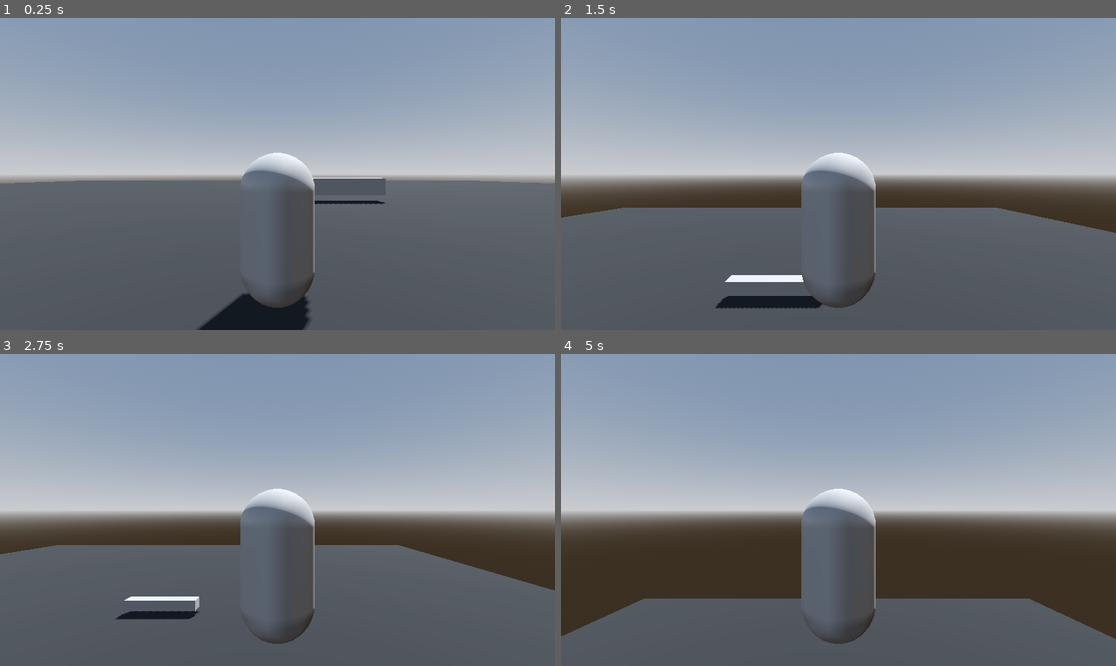
Above: before the commit, frames 1-4 (two rows, left to right).
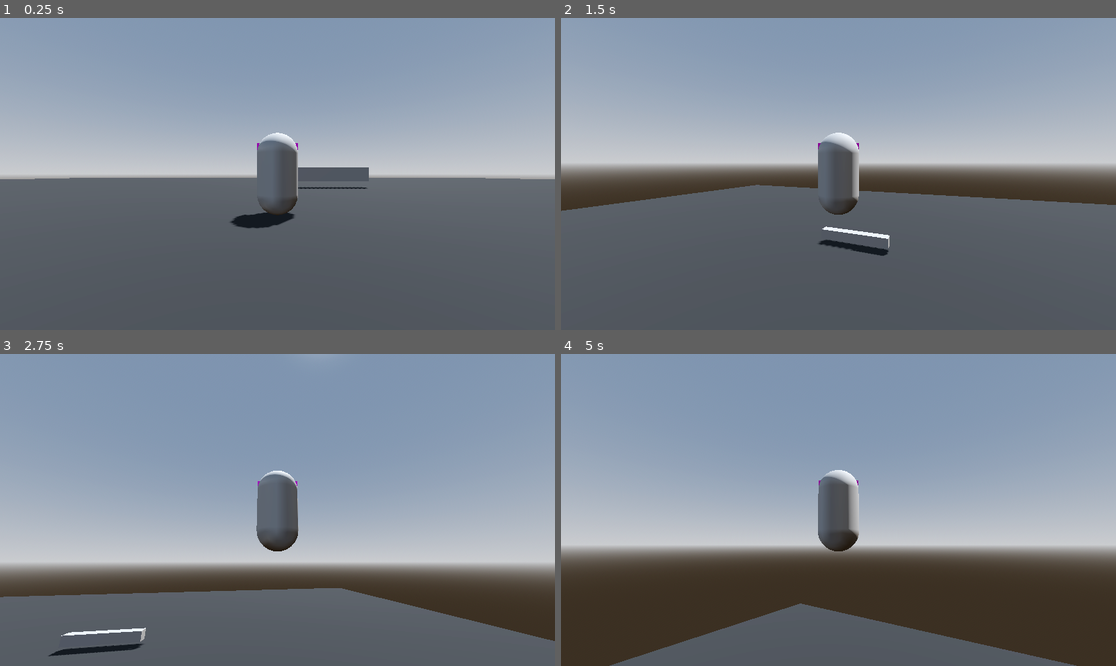
Above: after the commit, the same moments.

Repository: c-dez/3d-player
Game: Godot game, scene res://test/world/world_test.tscn
The game is run twice, just before and just after one commit, with the same random seed, the same clock (stepped at 60 frames per second) and the same inputs.
Inputs (mouse positions are in pixels of both pictures, inside the frame that each line leads up to):
- Up to frame 1 (0.25 s): no input
- Up to frame 2 (1.5 s): tap Enter at 0.5 s; move the mouse to (960, 158) at 0.52 s; hold D (right) 0.53-1.28 s; tap Space (jump) at 0.6, 0.77, 1.07, 1.35 s; move the mouse to (727, 189) at 1.27 s; hold S (down) from 1.28 s (still down)
- Up to frame 3 (2.75 s): tap Space (jump) at 1.52, 1.82, 2.1 s; move the mouse to (333, 441) at 2.02 s; release S (down) at 2.03 s; hold D (right) from 2.03 s (still down)
- Up to frame 4 (5 s): move the mouse to (810, 572) at 2.77 s; release D (right) at 2.78 s; hold W (up) 2.78-3.53 s; tap Space (jump) at 2.85, 3.02, 3.32, 3.6, 3.77, 4.07, 4.35, 4.52, 4.82 s; move the mouse to (1005, 556) at 3.52 s; hold A (left) from 3.53 s (still down); move the mouse to (672, 463) at 4.27 s

The runs differ from the first frame. In frame 1, 5.3% of the frame differs, in the area x 0-100%, y 36-100%; in frame 2, 15%; in frame 3, 43%, in the area x 0-100%, y 34-97%; in frame 4, 35%.

Commit message:
creado nodo ThirdPersonCamera

Diff:
--- a/actors/player/player.gd
+++ b/actors/player/player.gd
@@ -2,13 +2,15 @@
 
 class_name Player
 
-#export
-@export var speed: float = 10.0
+
+@export var move_speed: float = 10.0
+@export var mouse_sens: float = 0.1
 
 # jump _gravity
 @export var jump_height: float = 2.0
 @export var jump_time_to_peak: float = 0.3
 @export var jump_time_to_descend: float = 0.2
+
 var _jump_velocity: float
 var _jump_gravity: float
 var _jump_fall_gravity: float
@@ -22,21 +24,21 @@
 
 func _physics_process(delta: float) -> void:
     _gravity(delta)
-    move(speed)
+    move(move_speed)
     jump("jump")
     move_and_slide()
 
 
 #----
 func move(_speed: float) -> void:
-    var input := _get_input()
+    var input := Input.get_vector("left", "right", "up", "down")
     var direction := (transform.basis * Vector3(input.x, 0, input.y)).normalized()
 
     velocity.x = direction.x * _speed
     velocity.z = direction.z * _speed
 
 
-func jump(button_name:String)->void:
+func jump(button_name: String) -> void:
     if Input.is_action_just_pressed(button_name):
         velocity.y = _jump_velocity
 
@@ -54,9 +56,3 @@
     _jump_velocity = 2.0 * jump_height / jump_time_to_peak
     _jump_gravity = 2.0 * jump_height / (jump_time_to_peak * jump_time_to_peak)
     _jump_fall_gravity = 2.0 * jump_height / (jump_time_to_descend * jump_time_to_descend)
-
-
-## Player input
-func _get_input() -> Vector2:
-    var input := Input.get_vector("left", "right", "up", "down")
-    return input
--- a/actors/player/player.tscn
+++ b/actors/player/player.tscn
@@ -1,10 +1,17 @@
 [gd_scene format=3 uid="uid://c3cm2dyhyu84l"]
 
 [ext_resource type="Script" uid="uid://byaec2hvfuky7" path="res://actors/player/player.gd" id="1_nvxhs"]
+[ext_resource type="PackedScene" uid="uid://ddw6emsswsilm" path="res://actors/player/third_person_camera/third_person_camera.tscn" id="2_ilk7j"]
 
 [sub_resource type="CapsuleShape3D" id="CapsuleShape3D_6uhly"]
 
 [sub_resource type="CapsuleMesh" id="CapsuleMesh_nvxhs"]
+
+[sub_resource type="StandardMaterial3D" id="StandardMaterial3D_ilk7j"]
+albedo_color = Color(1, 0.05490196, 1, 1)
+
+[sub_resource type="BoxMesh" id="BoxMesh_ax26v"]
+material = SubResource("StandardMaterial3D_ilk7j")
 
 [node name="Player" type="CharacterBody3D" unique_id=1212196175]
 script = ExtResource("1_nvxhs")
@@ -15,5 +22,8 @@
 [node name="Skin" type="MeshInstance3D" parent="." unique_id=169600266]
 mesh = SubResource("CapsuleMesh_nvxhs")
 
-[node name="Camera3D" type="Camera3D" parent="." unique_id=1210230467]
-transform = Transform3D(1, 0, 0, 0, 1, 0, 0, 0, 1, 0, 0.7166817, 2.7547688)
+[node name="MeshInstance3D" type="MeshInstance3D" parent="Skin" unique_id=2047170178]
+transform = Transform3D(1, 0, 0, 0, 0.4961679, 0, 0, 0, 0.57792467, 0, 0.5037825, -0.2804309)
+mesh = SubResource("BoxMesh_ax26v")
+
+[node name="ThirdPersonCamera" parent="." unique_id=635731522 instance=ExtResource("2_ilk7j")]
--- /dev/null
+++ b/actors/player/third_person_camera/camera.gd
@@ -0,0 +1,34 @@
+extends SpringArm3D
+
+
+## third person camera
+
+
+# @export var mouse_sens: float = 0.1
+
+@onready var player: Player = owner
+# clamp vertical
+@onready var max_rad := deg_to_rad(50)
+@onready var min_rad := deg_to_rad(-70)
+
+func _ready() -> void:
+	Input.mouse_mode = Input.MOUSE_MODE_CAPTURED
+
+
+func _unhandled_input(event: InputEvent) -> void:
+	if event is InputEventMouseMotion:
+		if event.relative:
+			mouse_camera_rotation(event)
+
+
+## mover la camara con el mouse
+func mouse_camera_rotation(event) -> void:
+	# rotates horizontal
+	player.rotate_y(deg_to_rad(-event.relative.x  * player.mouse_sens))
+
+
+	# rotates vertical
+	rotate_x(deg_to_rad(-event.relative.y * player.mouse_sens))
+	rotation.x = clamp(rotation.x, min_rad, max_rad)
+
+	rotation.z = clamp(rotation.z, 0, 0)
--- /dev/null
+++ b/actors/player/third_person_camera/third_person_camera.tscn
@@ -0,0 +1,13 @@
+[gd_scene format=3 uid="uid://ddw6emsswsilm"]
+
+[ext_resource type="Script" uid="uid://d2gexkqqw8u0f" path="res://actors/player/third_person_camera/camera.gd" id="1_s4r7h"]
+
+[sub_resource type="SphereShape3D" id="SphereShape3D_ilk7j"]
+
+[node name="ThirdPersonCamera" type="SpringArm3D" unique_id=635731522]
+shape = SubResource("SphereShape3D_ilk7j")
+spring_length = 5.0
+script = ExtResource("1_s4r7h")
+
+[node name="Camera3D" type="Camera3D" parent="." unique_id=37161550]
+transform = Transform3D(1, 0, 0, 0, 1, 0, 0, 0, 1, 0, 0.75360274, 0)
Not shown, added: actors/player/third_person_camera/camera.gd.uid
